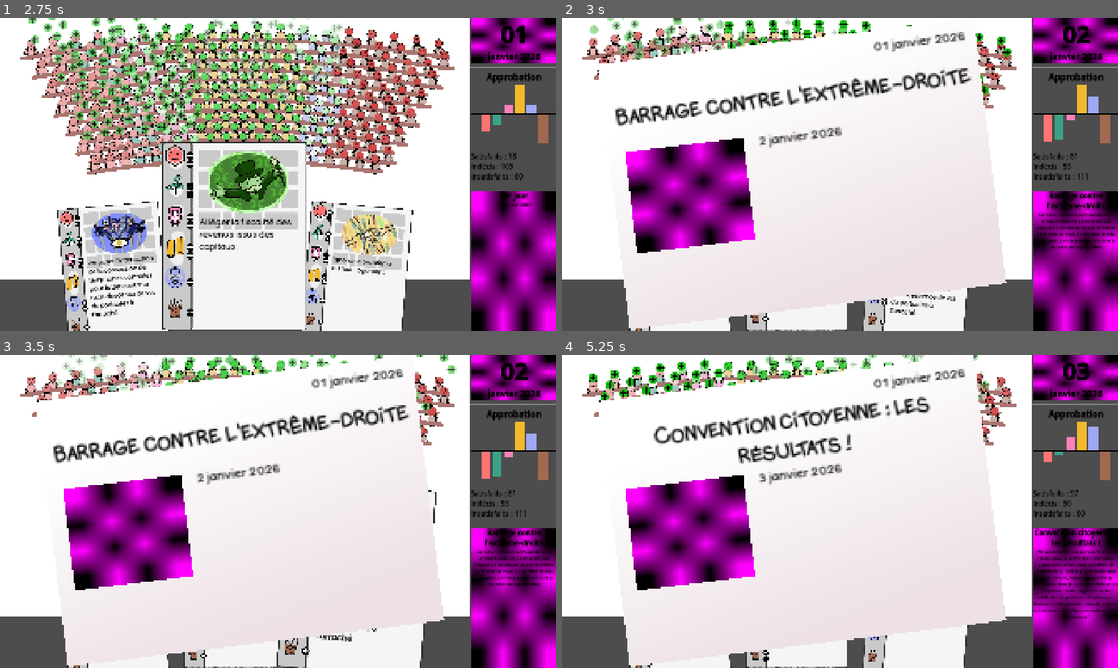
Above: before the commit, frames 1-4 (two rows, left to right).
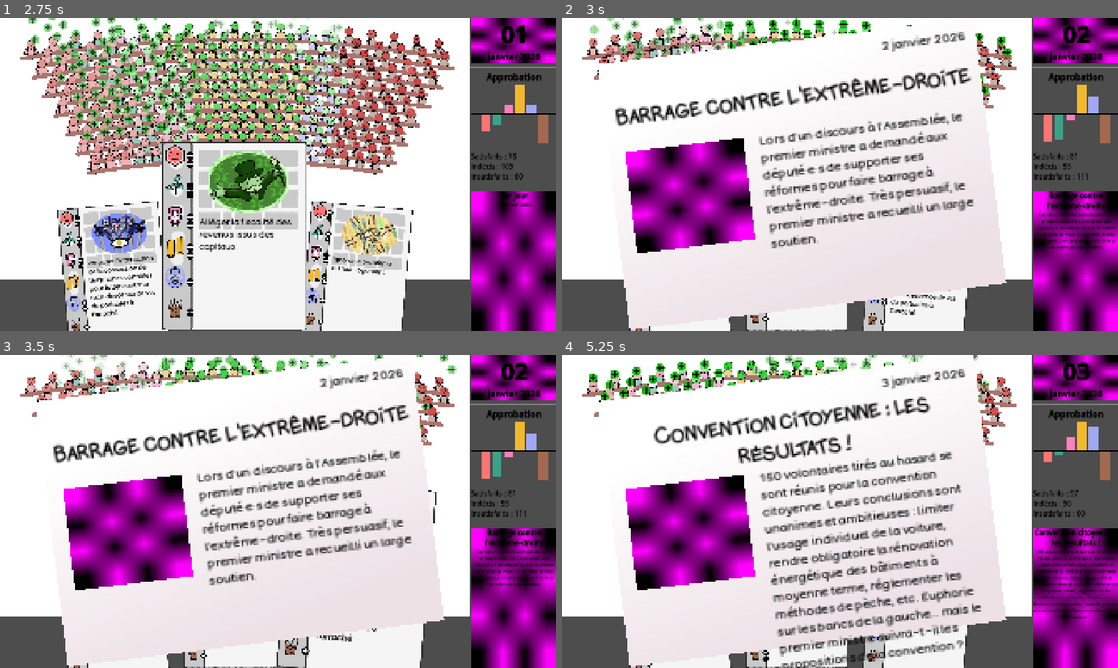
Above: after the commit, the same moments.

Repository: remimorvan/assemblee-nationale-simulator
Game: Godot game, scene res://scenes/game.tscn
Two runs of this game, one before a commit and one after it. Both use one fixed random seed, a clock stepped at 60 frames per second and the inputs below.
Inputs (mouse positions are in pixels of both pictures, inside the frame that each line leads up to):
- Up to frame 1 (2.75 s): tap Enter at 0.5 s; move the mouse to (511, 115) at 0.52 s; click (511, 115) at 0.67 s; tap Space at 1.25 s; move the mouse to (111, 271) at 1.27 s; click (111, 271) at 1.42 s; move the mouse to (233, 265) at 2.02 s; click (233, 265) at 2.17 s
- Up to frame 2 (3 s): move the mouse to (917, 271) at 2.77 s; click (917, 271) at 2.92 s
- Up to frame 3 (3.5 s): no input
- Up to frame 4 (5.25 s): move the mouse to (917, 577) at 3.52 s; click (917, 577) at 3.67 s; move the mouse to (795, 602) at 4.27 s; click (795, 602) at 4.42 s; move the mouse to (795, 574) at 5.02 s; click (795, 574) at 5.17 s

Frame 1 is identical in both runs. In frame 2, 4.5% of the frame differs, in the area x 35-74%, y 5-74%; in frame 3, 4.5%; in frame 4, 8.3%, in the area x 35-76%, y 5-100%.

Commit message:
fix date journal

Diff:
--- a/scripts/journal_large.gd
+++ b/scripts/journal_large.gd
@@ -2,7 +2,7 @@
 
 @onready var Title: Label = $title
 @onready var Content: Label = $content
-@onready var Date: Label = $content
+@onready var Date: Label = $date
 @onready var Illustration: TextureRect = $image
 
 func update(title: String, desc: String, image_name: String, day: int):
